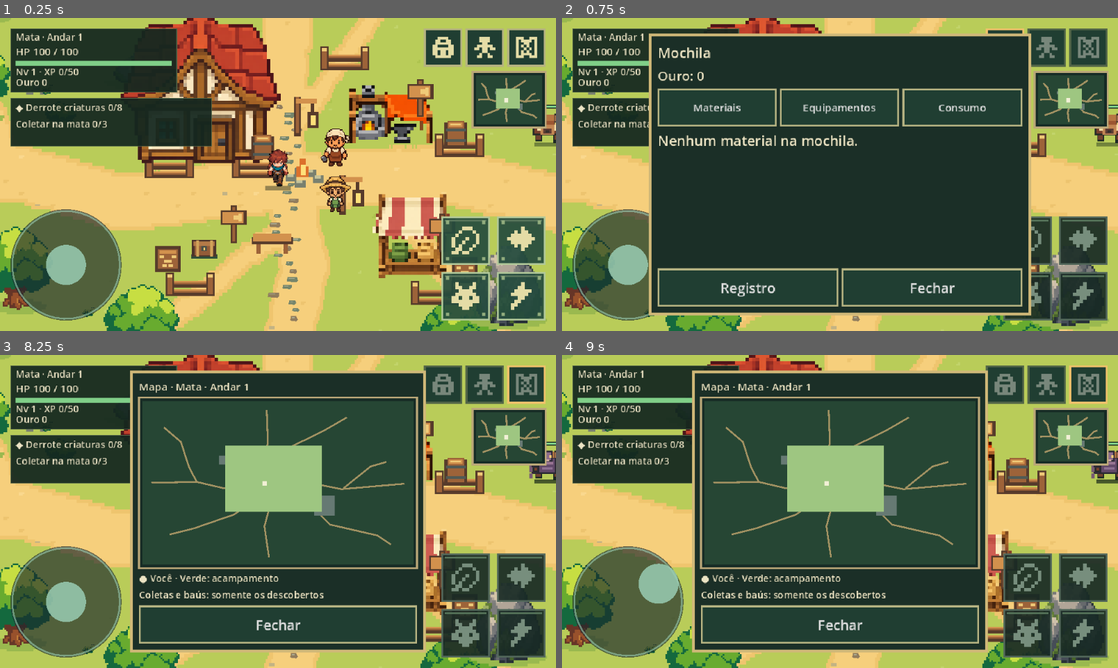
Above: before the commit, frames 1-4 (two rows, left to right).
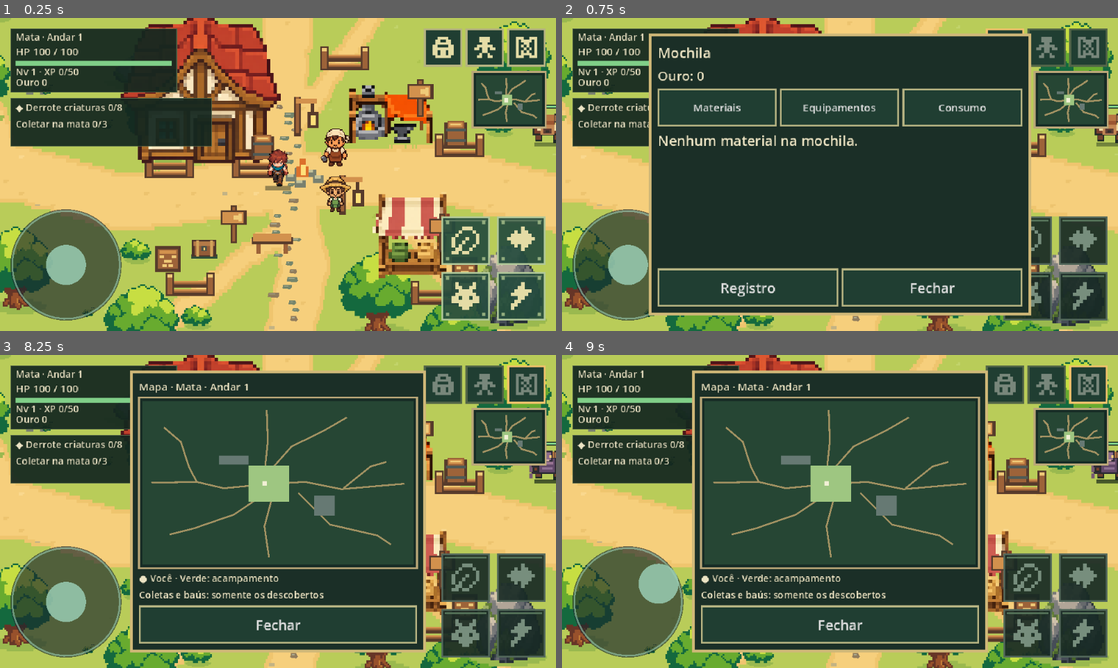
Above: after the commit, the same moments.

Repository: thiagohugo12-dotcom/arveon
Game: Godot game, scene res://scenes/main.tscn
Two runs of this game, one before a commit and one after it. Both use one fixed random seed, a clock stepped at 60 frames per second and the inputs below.
Inputs (mouse positions are in pixels of both pictures, inside the frame that each line leads up to):
- Up to frame 1 (0.25 s): no input
- Up to frame 2 (0.75 s): click (1006, 46) at 0.52 s
- Up to frame 3 (8.25 s): click "Materiais" at 1.25 s; click "Equipamentos" at 2 s; click "Consumo" at 2.75 s; click "Registro" at 3.5 s; click "Fechar" at 4.25 s; click (483, 383) at 5.02 s; click "Personagem" at 5.75 s; click "Habilidades" at 6.5 s; click "Fechar · C / Esc" at 7.25 s; click (528, 383) at 8.02 s
- Up to frame 4 (9 s): tap Enter at 8.75 s; drag from (628, 602) to (895, 442) at 8.77 s

The runs differ from the first frame. In frame 1, 3.2% of the frame differs, in the area x 21-100%, y 1-100%; in frame 2, 1.1%; in frame 3, 4.1%; in frame 4, 4.1%.

Commit message:
fix: preserve safe-zone combat bounds

Diff:
--- a/scripts/components/safe_camp.gd
+++ b/scripts/components/safe_camp.gd
@@ -1,9 +1,9 @@
 class_name SafeCamp
 extends RefCounted
 
-const AREA := Rect2(365, 245, 430, 365)
+const AREA := Rect2(470, 355, 180, 200)
 const CLEARANCE := 130.0 # Greater than the starter weapon's 120 px reach.
-const RESPAWN := Vector2(555, 445)
+const RESPAWN := Vector2(540, 450)
 const INTERACT_RANGE := 56.0
 const STATIONS := {"Baú": Vector2(455, 535), "Ferreiro": Vector2(670, 390), "Vendedor": Vector2(695, 545)}
 
